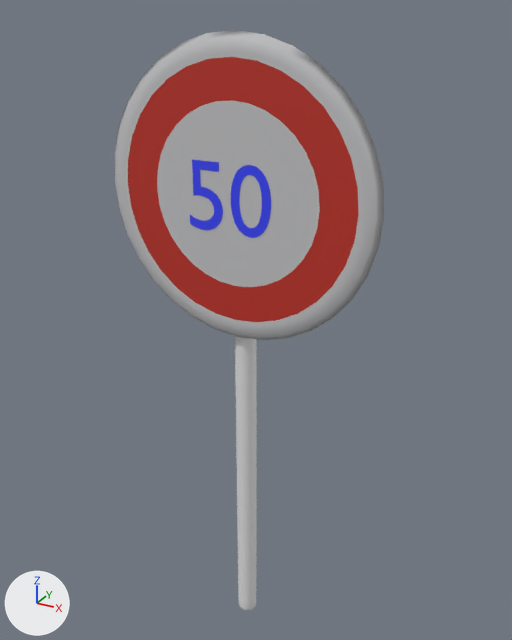
Renders of the FBX model Assets/FBX/Max_sign.fbx from each side of a commit.
Before and after are seen from a 50 mm lens placed at (1.38, -2.55, 2.85), pointed at (-0.02, 0.0, 1.58). The lights are fixed; the arrows at lower left show +X, +Y and +Z. Where no turn or scale is listed for an object, it has been applied to the vertices. Vertices at the same position are counted once.

Objects in the first picture: 'Pole.004', 'Sign_blue.003', 'Text'.
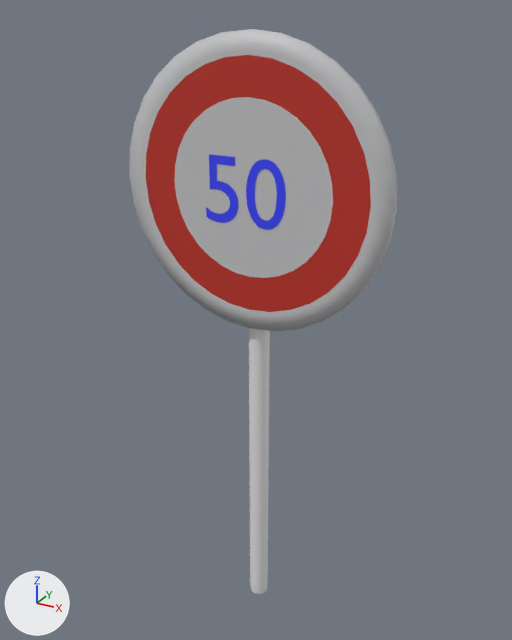
Where the newer file only moved an object's origin or applied its transform, the numbers keep the older frame.

Location of each change, [x1, y1, x2, y2] in pixels of the pictures (512 x 640 px; the box of a moved part takes in the faces that stretch with it):
'Text', reshaped, moved, turned: before [190, 160, 271, 238]; after [130, 29, 397, 331]
'Sign_blue.003', deleted: before [115, 30, 384, 340]
    faces in mat_sign_white (light grey #c8c8ca): [115, 30, 384, 340]
    faces in mat_sign_red (red #c13327): [128, 57, 359, 322]
'Pole.004', mesh moved: before [235, 336, 257, 610]; after [249, 328, 270, 595]
part 2 of me_text, moved or reshaped: before [231, 165, 271, 238]; after [246, 159, 286, 230]
part 3 of me_text, moved or reshaped: before [190, 160, 223, 230]; after [206, 154, 238, 223]
part 4 of me_text, added: after [130, 29, 397, 331]

Diff of the bpy script that builds the scene:
```diff
--- a/Assets/FBX/Max_sign.fbx.py
+++ b/Assets/FBX/Max_sign.fbx.py
@@ me_text @@
 # used by ob_text; location = (0.0, 0.0, 0.0); rotation_euler = (-3.142, 0.0, 0.0), in degrees (-180, 0, 0); scale = (0.01, 0.01, 0.01)
-me_text.from_pydata(...)  # 174 vertices, 172 faces; spans x -20.8..16.3, y 20.9, z -231.3..-203.0
+me_text.from_pydata(...)  # 334 vertices, 302 faces; spans x -59.5..61.1, y -58.5..62.1, z -4.0..0.5
+# me_text part 2: the loose piece of 96 vertices spanning x -1.4..16.3, y 20.9, z -231.3..-203.0 is turned 90 degrees about the x axis through its middle, then moved by (0.9, -19.7, 217.6)
+# me_text part 3: the loose piece of 78 vertices spanning x -20.8..-5.1, y 20.9, z -230.9..-203.0 is turned 90 degrees about the x axis through its middle, then moved by (0.9, -19.9, 217.5)
+# me_text part 4: a new loose piece of 160 vertices spanning x -59.5..61.1, y -58.5..62.1, z -4.0..0.3
 me_text.materials.append(mat_number)
+me_text.materials.append(mat_sign_white)  # light grey #c8c8ca
+me_text.materials.append(mat_sign_red)  # red #c13327
@@ me_mesh @@
 me_mesh.from_pydata(...)  # 2820 vertices, 2816 faces; spans x -0.21..0.21, y -0.17..-0.08, z 0.0..2.6
 # used by ob_pole_004; location = (0.0, 0.0, 0.0)
+# me_mesh part 1: the whole mesh is moved by (0.0, 0.12, 0.0)
@@ ob_sign_blue_003 @@
-ob_sign_blue_003 = bpy.data.objects.new('Sign_blue.003', me_cylinder_016)
-ob_sign_blue_003.location = (0.0, 0.0, 0.0)
@@ ob_text @@
 ob_text = bpy.data.objects.new('Text', me_text)
-ob_text.location = (0.0, 0.0, 0.0)
-ob_text.rotation_euler = (-3.142, 0.0, 0.0)  # degrees (-180, 0, 0)
+ob_text.location = (-0.009, -0.081, 2.16)
+ob_text.rotation_euler = (1.571, 0.0, 0.0)  # degrees (90, 0, 0)
 ob_text.scale = (0.01, 0.01, 0.01)
```
